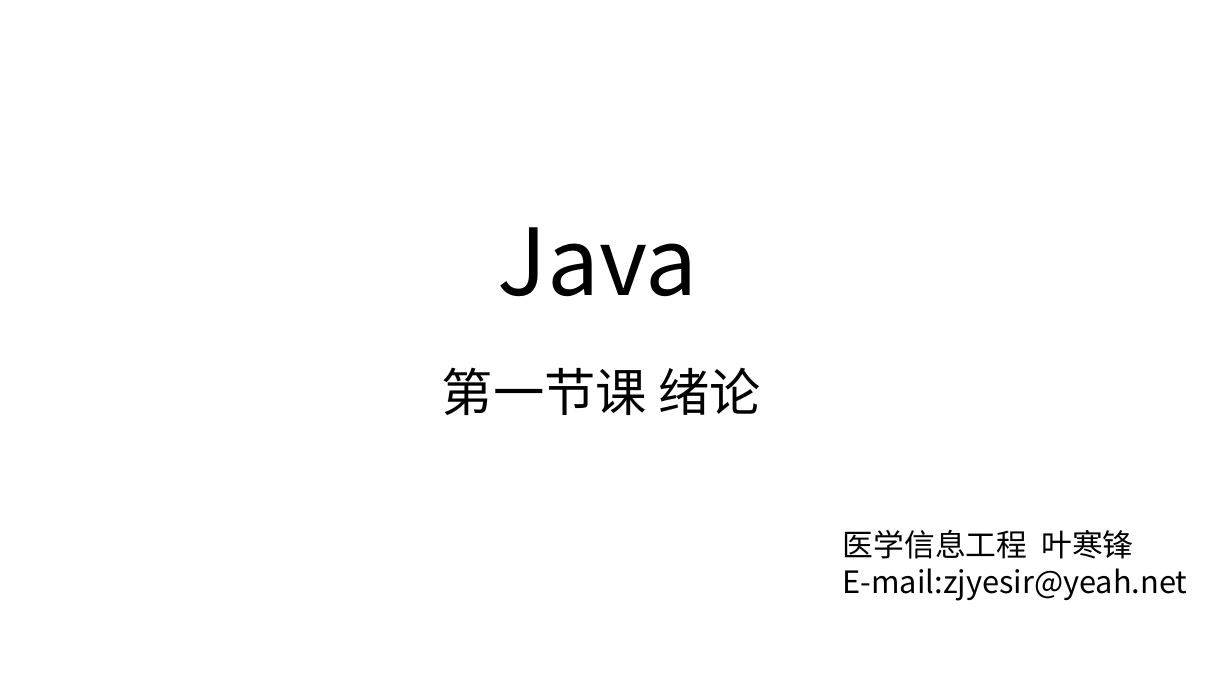
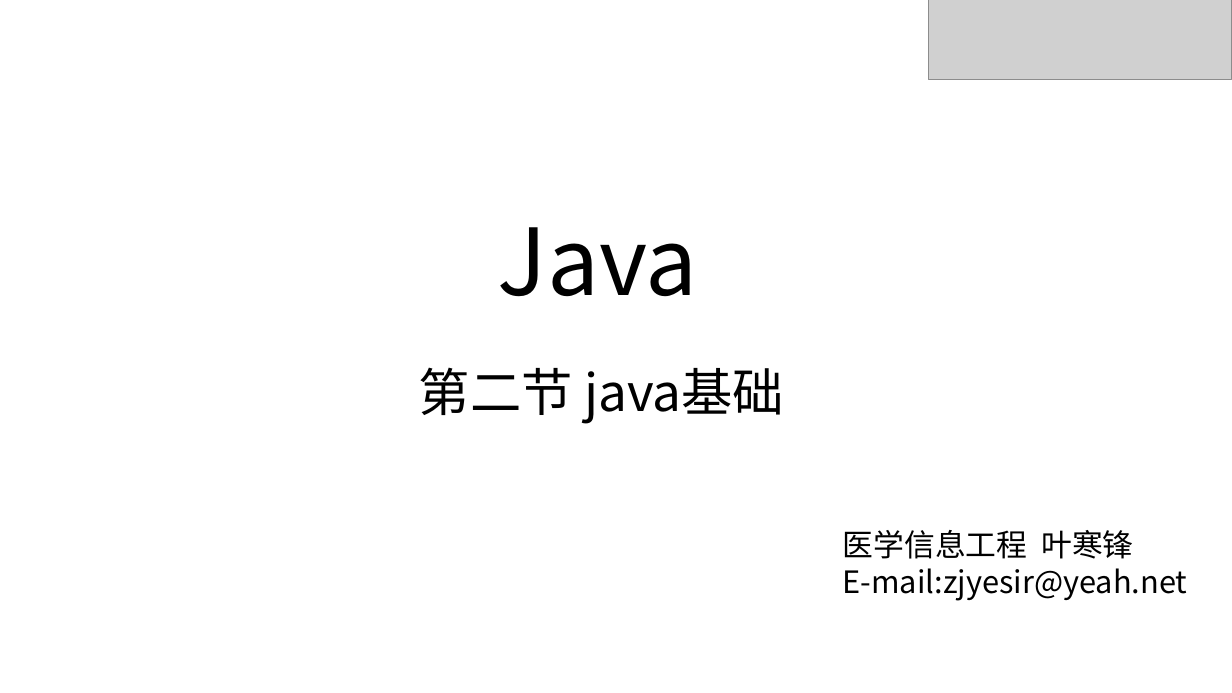
Before and after one commit to zjyesir/hmc_java_1, a slide deck: slide 1 of ppt/2_java基础.pptx. Drawn at 1232x693 pixels with LibreOffice and Linux fonts; fonts in the diff are those of the drawing; grey boxes stand for pictures; background and template pictures are left out. Boxes give left, top, right and bottom in pixels: in the first picture for what was removed or moved away, otherwise in the second. Text is boxed around its words. In the diff, an @@ line names an element or a change of style, - is before the commit and + after.

Commit message:
1 概论 + 2.java基础

```diff
--- a/ppt/2_java基础.pptx
+++ b/ppt/2_java基础.pptx
@@ picture added at [929,0,1232,79] @@
@@ text at [419,367,784,424]: text changed @@
-第一节课 绪论
+第二节 java基础
```
Also in this commit, not shown: 1 other slide changed, 13 slides added, 14 slides removed, 19 other files.
